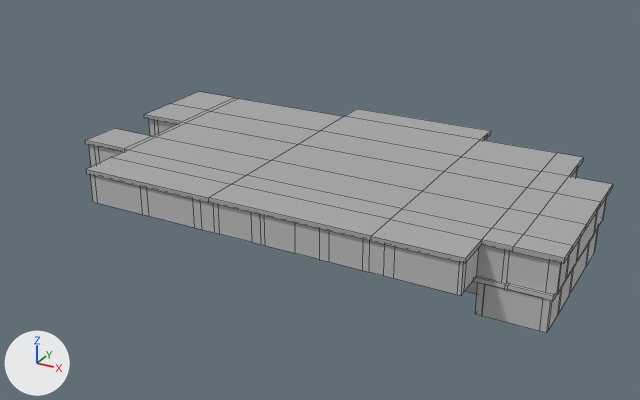
The FBX model Assets/BrandonLevel/brandonLevelUpdatedElevator.fbx: old version first, new version second.
Both versions are drawn from a camera (50 mm lens) standing at (0.322, -0.66, 0.33) and looking at (-0.064, 0.041, -0.021). Every picture has the same lights, and +X, +Y and +Z are marked at lower left. Mesh edges are drawn as thin lines. Where no turn or scale is listed for an object, it has been applied to the vertices.

Objects in the first picture: 'F1', 'F2', 'F2Roof'.
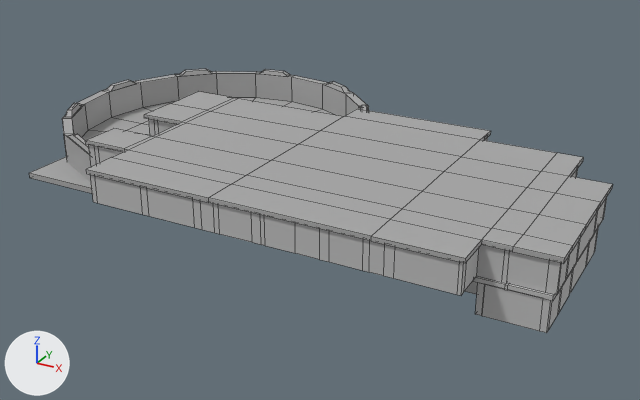
Boxes [x1, y1, x2, y2] around the edits, measured in the pictures (640 x 400 px):
```json
{"object": "Gate", "change": "added", "after": [62, 69, 369, 183]}
{"object": "OutsideFloor", "change": "added", "after": [29, 120, 150, 193]}
```

The change, as JSON lines over the scene's bpy script:
```json
{"op": "add", "block": "me_mesh_036_1", "code": ["me_mesh_036_1 = bpy.data.meshes.new('Mesh.036')", "me_mesh_036_1.from_pydata(...)  # a box spanning x -0.139..0.139, y -0.126..0.126, z -0.003..0.003", "me_mesh_036_1.materials.append(mat_standardsurface1)  # grey #aaaaaa"]}
{"op": "add", "block": "me_mesh_037_1", "code": ["me_mesh_037_1 = bpy.data.meshes.new('Mesh.037')", "me_mesh_037_1.from_pydata(...)  # 138 vertices, 156 faces; spans x -0.165..0.159, y -0.174..0.165, z -0.165..-0.122", "me_mesh_037_1.materials.append(mat_standardsurface1)  # grey #aaaaaa"]}
{"op": "add", "block": "ob_outsidefloor", "code": ["ob_outsidefloor = bpy.data.objects.new('OutsideFloor', me_mesh_036_1)", "ob_outsidefloor.location = (-0.1899, 0.0462, -0.0035)"]}
{"op": "add", "block": "ob_gate", "code": ["ob_gate = bpy.data.objects.new('Gate', me_mesh_037_1)", "ob_gate.location = (-0.2196, 0.095, 0.1574)"]}
```
